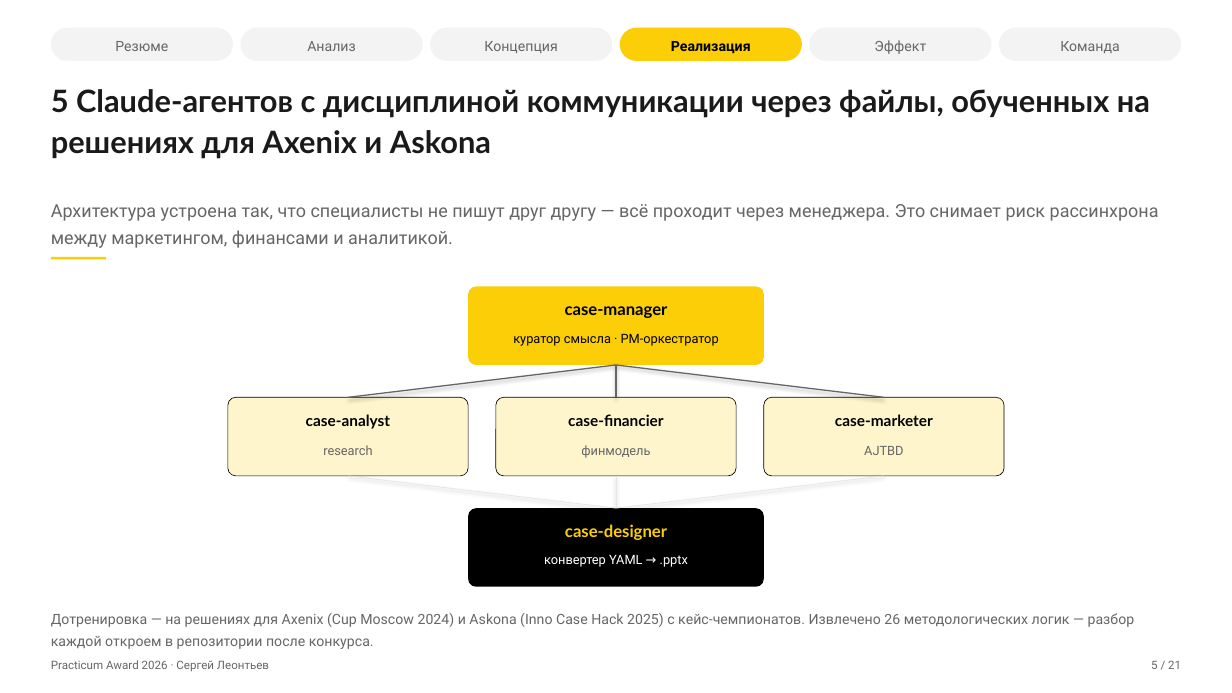
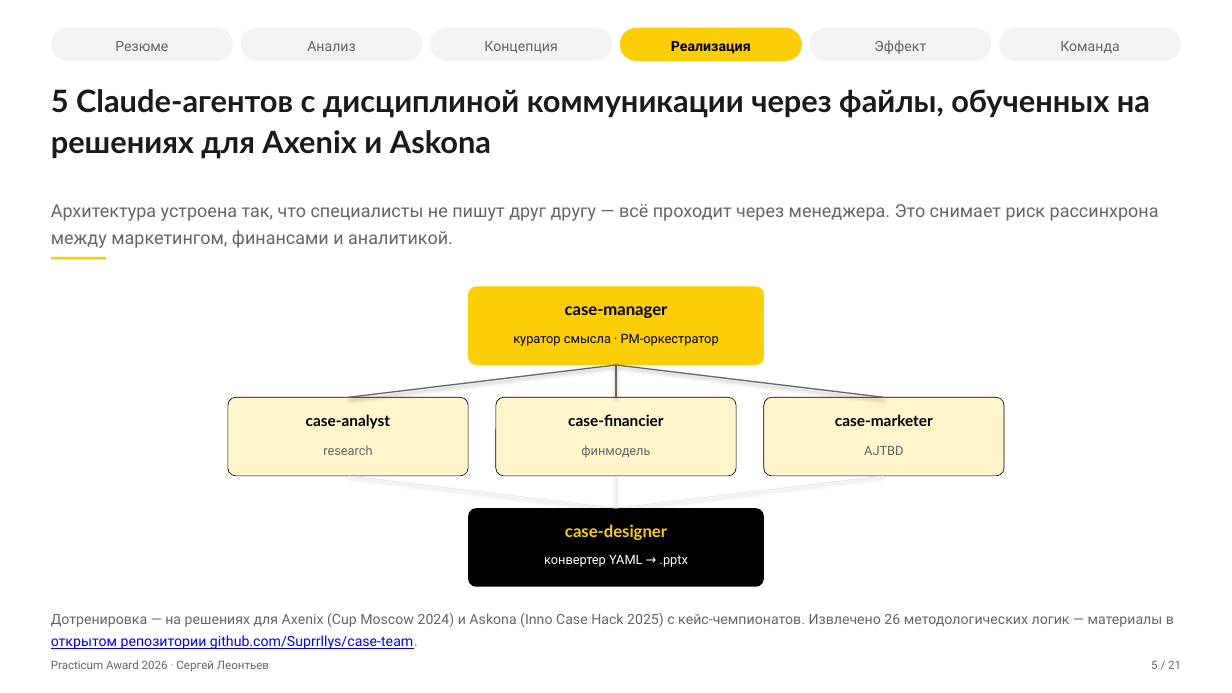
Before and after one commit to Suprrllys/case-team, a slide deck: slide 5 of presentation/practicum-award-2026-case-team.pptx. Drawn at 1232x693 pixels with LibreOffice and Linux fonts; fonts in the diff are those of the drawing. Boxes give left, top, right and bottom in pixels: in the first picture for what was removed or moved away, otherwise in the second. Text is boxed around its words. In the diff, an @@ line names an element or a change of style, - is before the commit and + after.

```diff
--- a/presentation/practicum-award-2026-case-team.pptx
+++ b/presentation/practicum-award-2026-case-team.pptx
@@ text at (x1=51, y1=613, x2=1174, y2=649): text changed @@
-Дотренировка — на решениях для Axenix (Cup Moscow 2024) и Askona (Inno Case Hack 2025) с кейс-чемпионатов. Извлечено 26 методологических логик — разбор каждой откроем в репозитории после конкурса.
+Дотренировка — на решениях для Axenix (Cup Moscow 2024) и Askona (Inno Case Hack 2025) с кейс-чемпионатов. Извлечено 26 методологических логик — материалы в открытом репозитории github.com/Suprrllys/case-team.
```
Also in this commit, not shown: 7 other slides changed, 2 other files.
